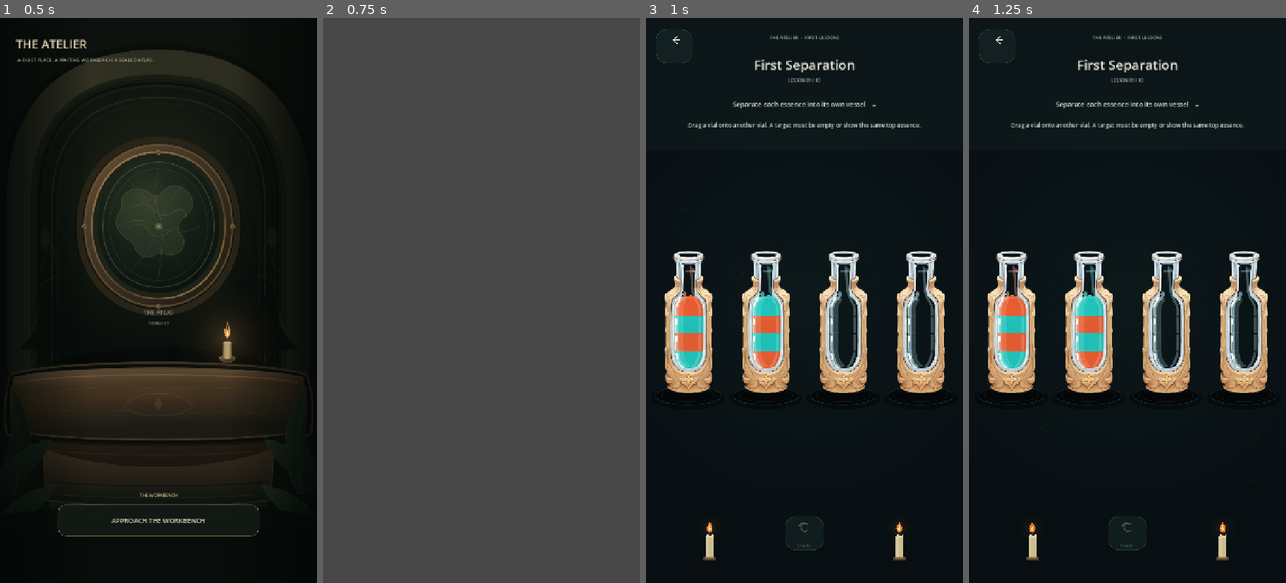
Above: before the commit, frames 1-4 (left to right).
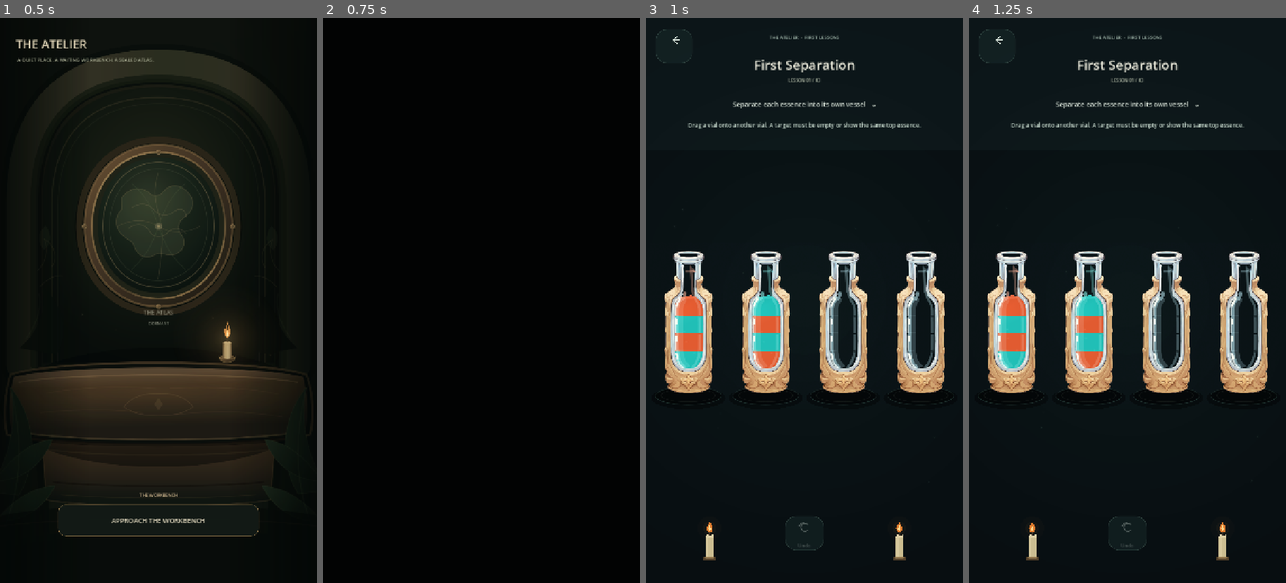
Above: after the commit, the same moments.

Repository: Kryodo/spell-sort-game
Game: Godot game, scene res://scenes/atelier_hub.tscn
Two runs of this game, one before a commit and one after it. Both use one fixed random seed, a clock stepped at 60 frames per second and the inputs below.
Inputs:
- Up to frame 1 (0.5 s): no input
- Up to frame 2 (0.75 s): click "APPROACH THE WORKBENCH" at 0.5 s
- Up to frame 3 (1 s): no input
- Up to frame 4 (1.25 s): no input

Frame 1 is identical in both runs. In frame 2, 100% of the frame differs, in the area x 0-100%, y 0-100%; in frame 3, nothing differs; in frame 4, nothing differs.

Commit message:
Cover scene swap frame to prevent white flash

Diff:
--- a/scripts/scene_transition.gd
+++ b/scripts/scene_transition.gd
@@ -67,7 +67,10 @@
 	).set_trans(Tween.TRANS_SINE).set_ease(Tween.EASE_IN_OUT)
 	await close_tween.finished
 
-	# Both scenes meet at the same slight zoom, avoiding a visible jump at swap.
+	# Fully cover the one-frame gap while Godot removes the outgoing scene
+	# and installs the incoming one. Without this, the viewport clear color can
+	# show through the translucent veil as a brief white flash.
+	_set_veil_alpha(1.0)
 	var change_error: Error = get_tree().change_scene_to_file(scene_path)
 	if change_error != OK:
 		push_error(
@@ -119,7 +122,7 @@
 func _set_veil_alpha(alpha: float) -> void:
 	if not is_instance_valid(_overlay):
 		return
-	_overlay.color = Color(VEIL_COLOR.r, VEIL_COLOR.g, VEIL_COLOR.b, clampf(alpha, 0.0, VEIL_PEAK_ALPHA))
+	_overlay.color = Color(VEIL_COLOR.r, VEIL_COLOR.g, VEIL_COLOR.b, clampf(alpha, 0.0, 1.0))
 
 
 func _restore_outgoing_scene(scene_root: Control, duration: float) -> void:
@@ -127,7 +130,7 @@
 	if is_instance_valid(scene_root):
 		recovery_tween.tween_property(scene_root, "scale", Vector2.ONE, duration)
 		recovery_tween.tween_property(scene_root, "modulate", Color.WHITE, duration)
-	recovery_tween.tween_method(_set_veil_alpha, VEIL_PEAK_ALPHA, 0.0, duration)
+	recovery_tween.tween_method(_set_veil_alpha, 1.0, 0.0, duration)
 	await recovery_tween.finished
 	_finish_transition()
 
